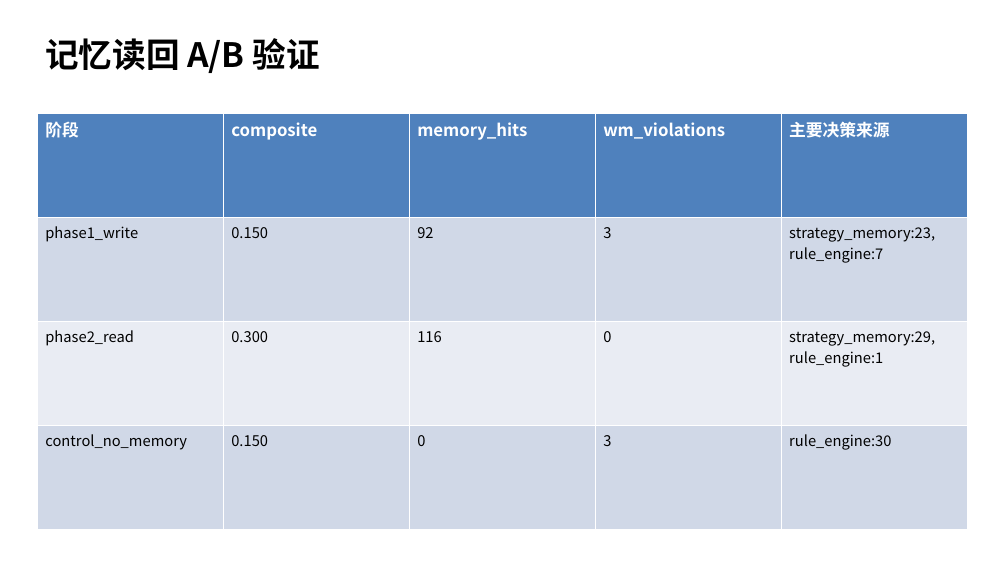
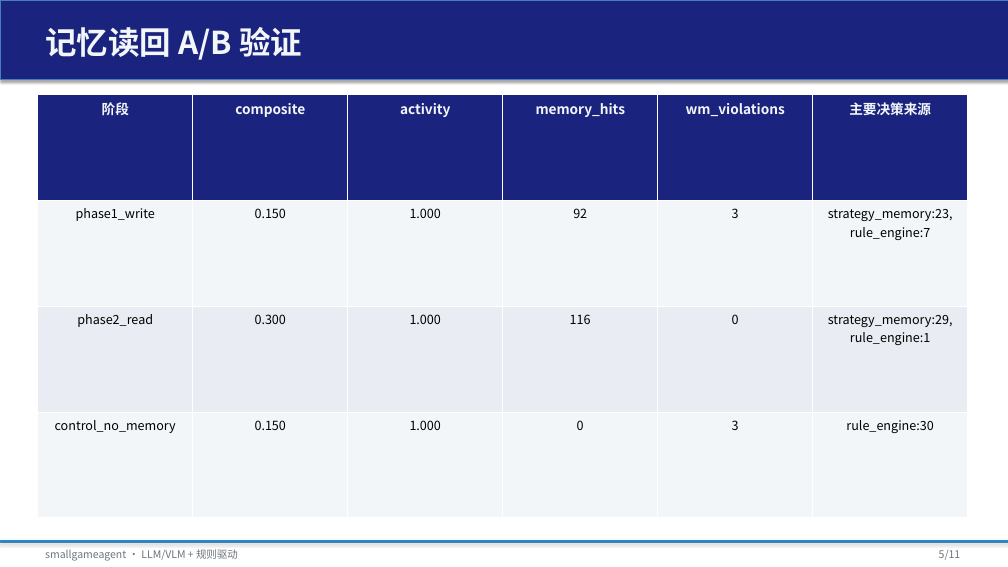
Before and after one commit to tzhazuma/smallgameagent, a slide deck: slide 5 of reports/smallgameagent_report.pptx (slide 4 before the commit). Drawn at 1008x567 pixels with LibreOffice and Linux fonts; fonts in the diff are those of the drawing. Boxes give left, top, right and bottom in pixels: in the first picture for what was removed or moved away, otherwise in the second. Text is boxed around its words. In the diff, an @@ line names an element or a change of style, - is before the commit and + after.

```diff
--- a/reports/smallgameagent_report.pptx
+++ b/reports/smallgameagent_report.pptx
@@ rectangle added at box(0, 0, 1008, 79), fill #1A237E, outline #4B7EBC 0.75 pt @@
@@ text "记忆读回 A/B 验证": place and size @@
-text "记忆读回 A/B 验证" at box(45, 38, 320, 73)
+text "记忆读回 A/B 验证" at box(45, 27, 302, 60)
@@ text "记忆读回 A/B 验证" at box(45, 27, 302, 60): size 32 to 30 pt, text colour #000000 to #F3F6F9 @@
@@ table at box(38, 95, 968, 518) @@
+column 3: activity | 1.000 | 1.000 | 1.000
@@ table: place and size @@
-table at box(38, 113, 968, 529)
+table at box(38, 95, 968, 518)
@@ rectangle added at box(0, 541, 1008, 542), fill #0096C7, outline #4B7EBC 0.75 pt @@
@@ text added at box(45, 549, 238, 561), 10 pt, text #6C757D @@
+smallgameagent · LLM/VLM + 规则驱动
@@ text added at box(939, 550, 961, 560), 10 pt, text #6C757D @@
+5/11
```
Also in this commit, not shown: 5 other slides changed, 5 slides added, 5 slides removed, 34 other files.
